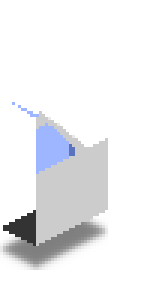
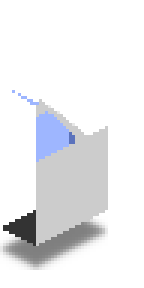
Two versions of the same layered image (144x288). Layer-by-layer changes:
renamed "Roof copy #1" to "Roof", painted on it over [12, 90, 39, 114]
painted on "Beam" over [36, 99, 87, 153]
painted on "Glass" over [12, 90, 75, 174]
painted on "Cover" over [51, 108, 105, 150]
painted on "Side" over [36, 126, 108, 174]
painted on "Front" over [69, 123, 108, 138]
